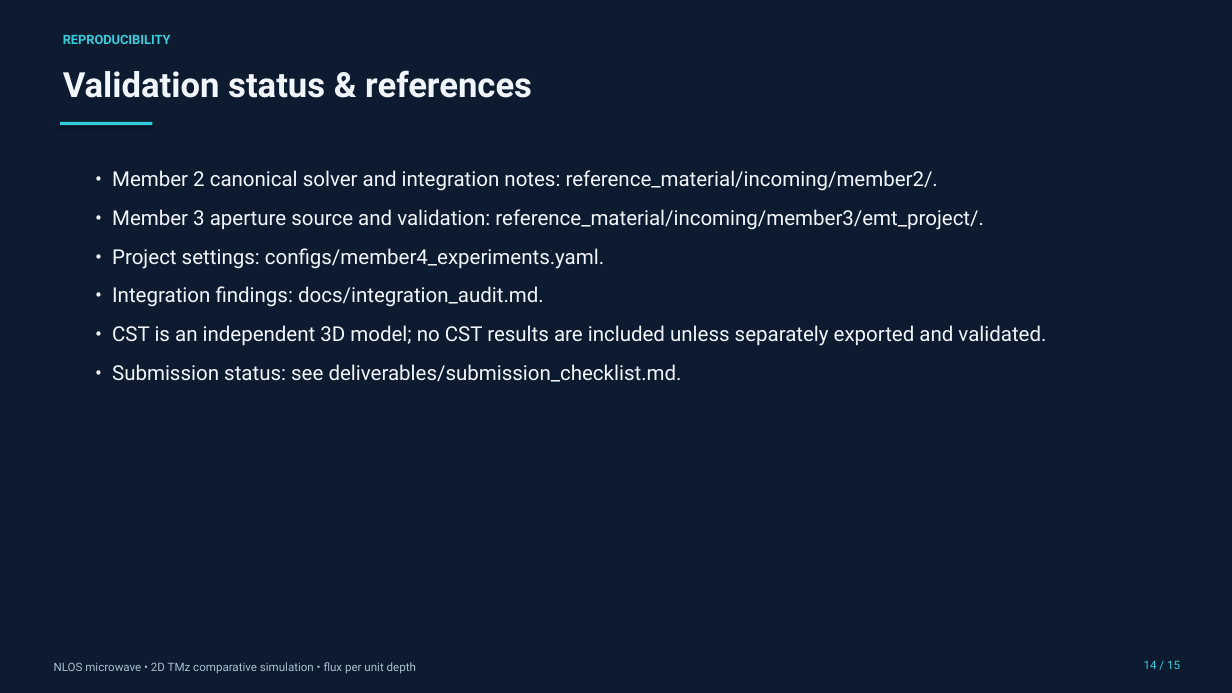
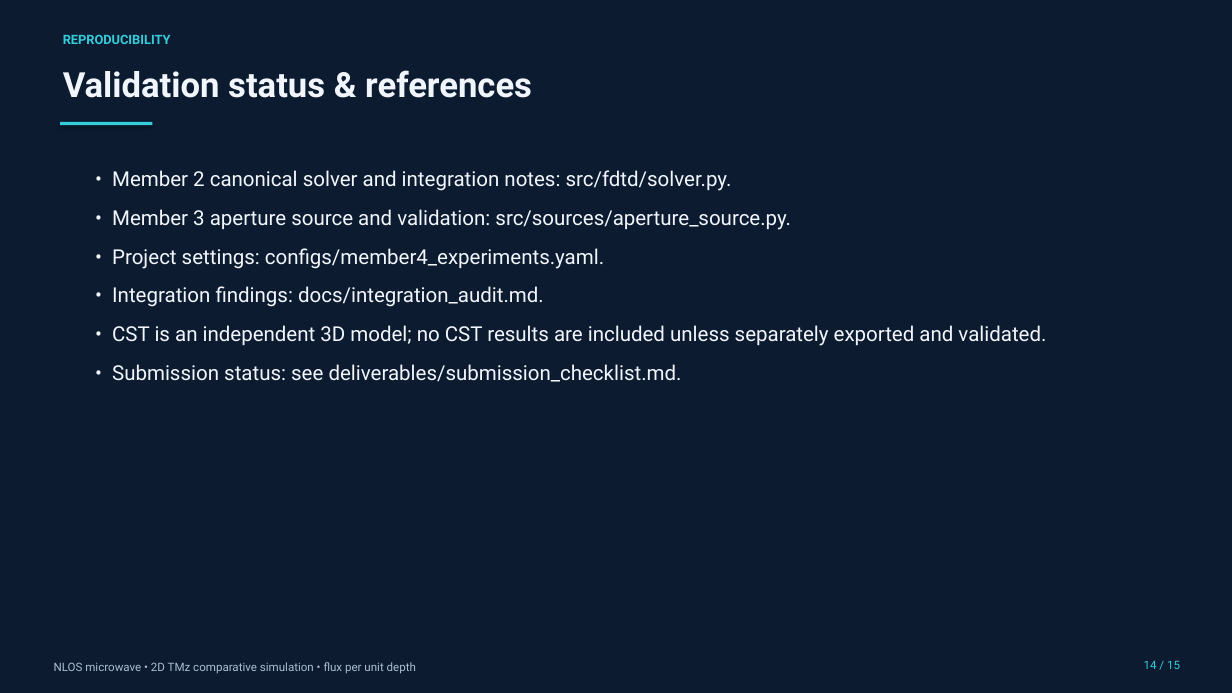
Before and after one commit to Shashank832832/nlos-microwave-communication, a slide deck: slide 14 of deliverables/NLOS_Microwave_Project_Report.pptx. Drawn at 1232x693 pixels with LibreOffice and Linux fonts; fonts in the diff are those of the drawing. Boxes give left, top, right and bottom in pixels: in the first picture for what was removed or moved away, otherwise in the second. Text is boxed around its words. In the diff, an @@ line names an element or a change of style, - is before the commit and + after.

```diff
--- a/deliverables/NLOS_Microwave_Project_Report.pptx
+++ b/deliverables/NLOS_Microwave_Project_Report.pptx
@@ text at box(112, 170, 791, 230): text changed @@
-• Member 2 canonical solver and integration notes: reference_material/incoming/member2/.
-• Member 3 aperture source and validation: reference_material/incoming/member3/emt_project/.
+• Member 2 canonical solver and integration notes: src/fdtd/solver.py.
+• Member 3 aperture source and validation: src/sources/aperture_source.py.
```
Also in this commit, not shown: 47 other files.
